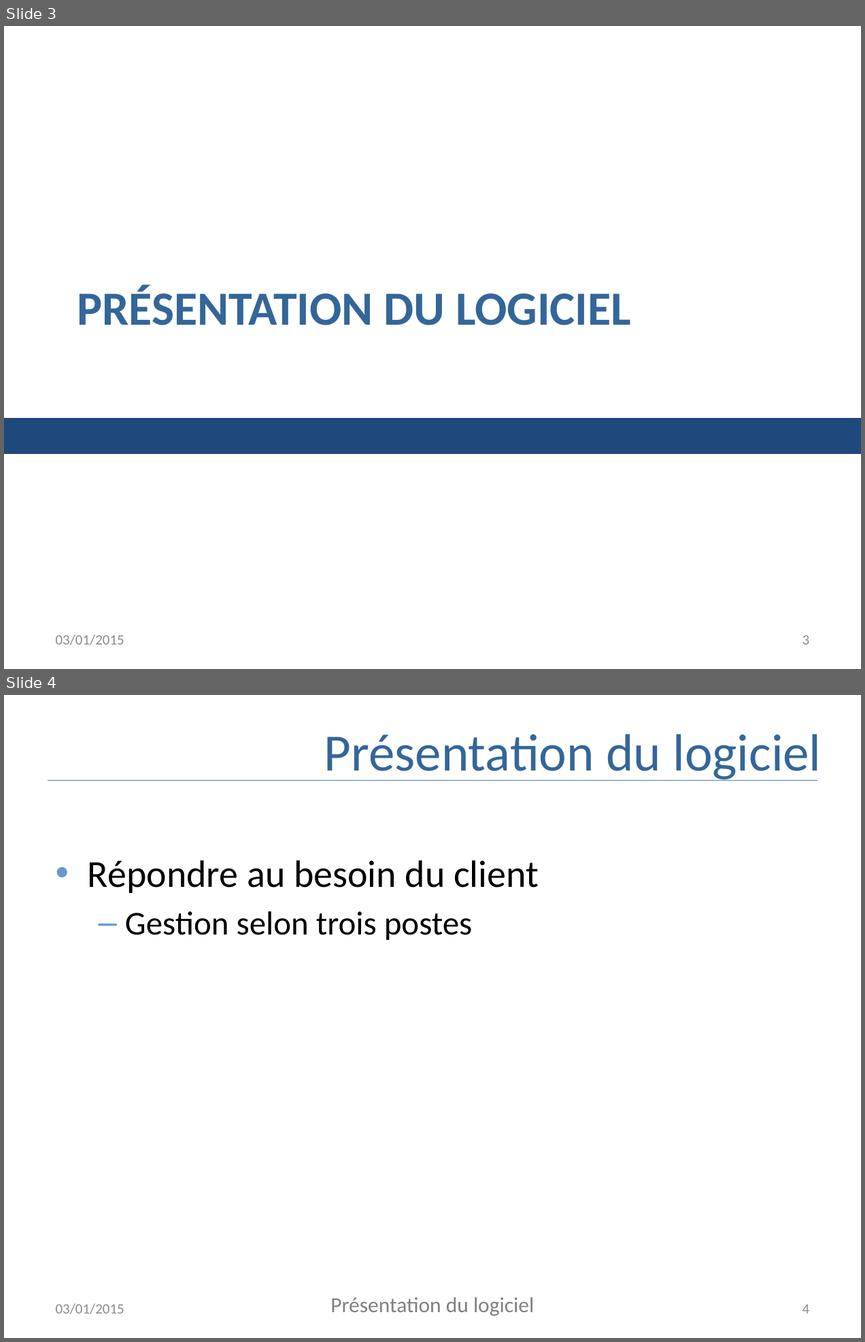
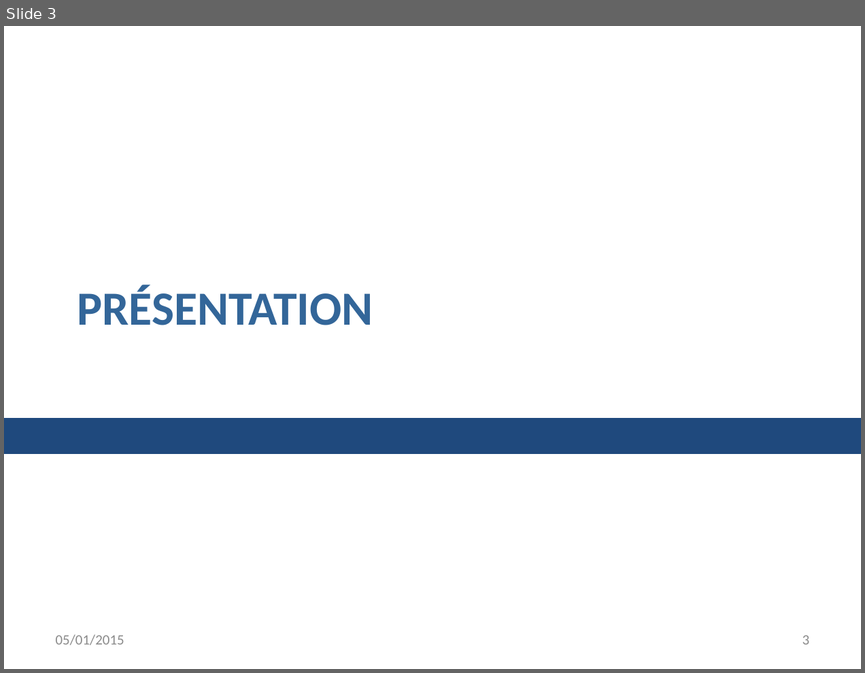
Before and after one commit to AppInfoCPE/genielog, a slide deck: Documentation/presentation.pptx. Shown one above the other, each under a label of ours: slides 3 and 4 before the commit, slide 3 after it. The pictures are 865x1342 and 865x673 pixels, drawn with LibreOffice and Linux fonts; fonts in the diff are those of the drawing. Boxes give left, top, right and bottom in pixels: in the first picture for what was removed or moved away, otherwise in the second. Text is boxed around its words. In the diff, an @@ line names an element or a change of style, - is before the commit and + after.

```diff
--- a/Documentation/presentation.pptx
+++ b/Documentation/presentation.pptx
@@ slide 4 removed at bbox=[4, 695, 861, 1338], background #FFFFFF @@
@@ title removed at bbox=[324, 734, 821, 781] @@
-Présentation du logiciel
@@ line removed from (48, 780) to (817, 780) @@
@@ text removed at bbox=[88, 860, 538, 940] @@
-• Répondre au besoin du client
-  – Gestion selon trois postes
@@ text removed at bbox=[56, 1303, 124, 1314] @@
-03/01/2015
@@ text removed at bbox=[330, 1297, 534, 1316] @@
-Présentation du logiciel
@@ page number removed at bbox=[802, 1304, 810, 1313] @@
-4
@@ slide 3 changed as well @@
@@ title at bbox=[77, 285, 373, 325]: text changed @@
-PRÉSENTATION DU LOGICIEL
+PRÉSENTATION
@@ text at bbox=[56, 634, 124, 645]: text changed @@
-03/01/2015
+05/01/2015
```
Also in this commit, not shown: 17 other slides changed, 2 slides added.
